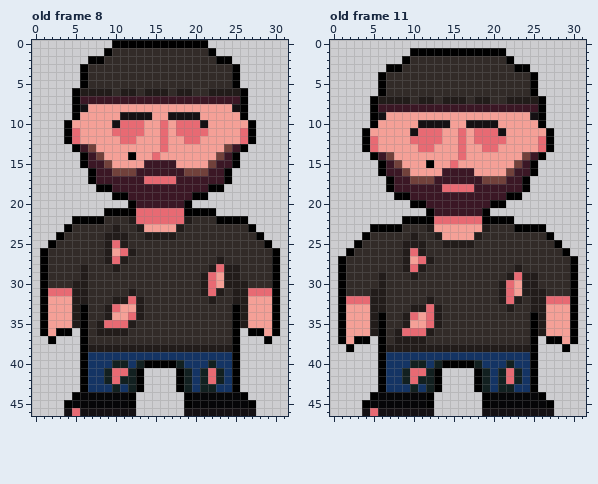
Pixel-art file: Assets/Characters/Chicao/Chicao.aseprite. Above is the file before it was changed.
32x47 pixels, 12 frames. Shown: old frame 8, old frame 11. The commit also changed other frames, which this record leaves out.
Now the later version:
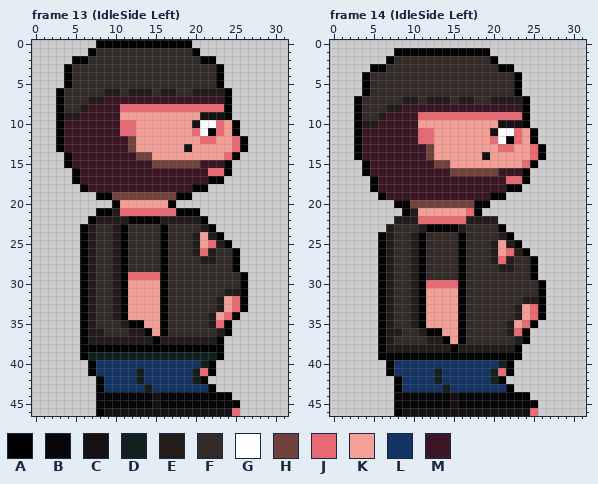
Palette (. is transparent): A #000000  B #060608  C #141013  D #122020  E #221c1a  F #322b28  G #ffffff  H #71413b  J #e86a73  K #f5a097  L #143464  M #3b1725
A new or re-ordered frame is compared with the old frame closest to it.
The edit:
frames 12 -> 33
layer "Clothes" removed
layer "Hair" removed
layer "Hat" removed
--- frame 13 (IdleSide Left) is new; against old frame 8
@@ x 0..31 @@
- 0 ..........AAAAAAAAAAAA..........
- 1 .........AFFFFFFFFFFFFA.........
- 2 .......AAFFFFFFFFFFFFFFAA.......
- 3 ......AFFFFFFFFFFFFFFFFFFA......
- 4 ......AFFFFFFFFFFFFFFFFFFA......
- 5 ......AFFFFFFFFFFFFFFFFFFA......
- 6 .....AEEEEFEEFEEEFEEFFEEEEA.....
- 7 .....AMMMMMMMMMMMMMMMMMMMMA.....
- 8 .....ACKKKKKKKKKKKKKKKKKKCA.....
- 9 .....AKKKKKCCCCKKCCCCKKKKKA.....
-10 ....AKKKKKCJJJKKJKJJJCKKKKKA....
-11 ....AJKKKKJJJJKKJKJJJJKKKKJA....
-12 ....AJKKKKKJJKKKJKKJJKKKKKJA....
-13 .....AMHKKKKKKKKJKKKKKKKHMA.....
-14 ......AMHKKKAKKJKKKKKKKHMA......
-15 ......AMMHKKKKMMMMKKKKHMMA......
-16 .......AMMHHHMMMMMMHHHMMA.......
-17 .......AMMMMMMJJJJMMMMMMA.......
-18 ........AAMMMMMMMMMMMMAA........
-19 ..........AAMMMMMMMMAA..........
-20 ............AMMMMMMA............
-21 .........AAAAJJJJJJAAAA.........
-22 .....AAAAFFFEJJJJJJEFFFAAAA.....
-23 ....AFFFFFEFFEKKKKEFFFFFFFFA....
-24 ...AFFFFFEEEFFEEEEFFFFFFFFFFA...
-25 ..AFFFFFFEJEFFFFFFFFFFFFFFFFFA..
-26 .AFFFFFFFEKJEFFFFFFFFFFFFFFFFFA.
-27 .AFFFFFFFEJEFFFFFFFFFFFEFFFFFFA.
-28 .AFFFFEFFFEFFFFFFFFFFFEJEEFFFFA.
-29 .AFFFFEFFFFFFFFFFFFFFEJKEEFFFFA.
-30 .AFFFEEFFFFFFFFFFFFFFEJKEEEFFFA.
-31 .AJJJEEFFFFFEFFFFFFFFEJEFEEJJJA.
-32 .AKKKEEFFFEEJEFFFFFFFFEFFEEKKKA.
-33 .AKKKEAFFEJKKEFFFFFFFFFFFAEKKKA.
-34 .AKKKEAFFEKKJEFFFFFFFFFFFAEKKKA.
-35 .AKKKEAFEJJJEFFFFFFFFFFFFAEKKKA.
-36 .AKAA.AFEEEEFFFFFFFFFFFFFA.AAKA.
-37 ..A...AFFFFFFFFFFFFFFFFFFA...A..
-38 ......AEEEEEEEEEEEEEEEEEEA......
-39 ......ALLLLLLLLLLLLLLLLLLA......
-40 ......ALLLDDLDAAAADLLLDLLA......
-41 ......ALLDJJDA....ADLDJDLA......
-42 ......ALLDJDDA....ADLDJDLA......
-43 ......ALLLDLDA....ADLDDLLA......
-44 .....ABBBBBBA......ABBBBBBA.....
-45 ....ABBBBBBBA......ABBBBBBBA....
-46 ....CJCCCCCCC......CCCCCCCCC....
+ 0 ........AAAAAAAAAAAA............
+ 1 .......AFFFFFFFFFFFFA...........
+ 2 .....AAFFFFFFFFFFFFFFAA.........
+ 3 ....AFFFFFFFFFFFFFFFFFFA........
+ 4 ....AFFFFFFFFFFFFFFFFFFA........
+ 5 ....AFFFFFFFFFFFFFFFFFFA........
+ 6 ...AFFFFFEEFEEEFEEFFEEEEA.......
+ 7 ...AFFFEEMMMMMMMMMMMMMMMA.......
+ 8 ...AFFEMMMMJJJJJJJJJJJJJA.......
+ 9 ...AEEMMMMMKKKKKKKKKKCCCA.......
+10 ...AMMMMMMMJJKKKKKKKCGGJKA......
+11 ...AMMMMMMMJJKKKKKKKJGAJKA......
+12 ...AMMMMMMMMHKKKKKKKKJJKKJA.....
+13 ...AMMMMMMMMHKKKKKKCKKKKKJA.....
+14 ....AMMMMMMMMHHKKKKKKKKKJA......
+15 ....AMMMMMMMMMMHHHHHHMMMA.......
+16 .....AMMMMMMMMMMMMMMMMJJA.......
+17 .....AMMMMMMMMMMMMMMMMAA........
+18 ......AMMMMMMMMMMMMMAA..........
+19 ........AAHHHHHHHHAA............
+20 ..........AKKKKKKA..............
+21 ........AAEJJJJJJJAAA...........
+22 .......AEEEEAAAAEEEEEA..........
+23 ......AEFFEAFFFFAFFFFEA.........
+24 ......AEFFEAFFFFAFFFEKEA........
+25 ......AEFFEAFFFFAFFFEKJEA.......
+26 ......AEFFEAFFFFAFFFEJEFFA......
+27 ......AEFFEAFFFFAFFFFEEFFA......
+28 ......AEFFEAFFFFAFFFFFFFFA......
+29 ......AEFFEAJJJJAFFFFFFFFFA.....
+30 ......AEFFEAKKKKAFFFFFFFFFA.....
+31 ......AEFFEAKKKKAFFFFFFFEEA.....
+32 ......AEFFEAKKKKAFFFFFFEKJA.....
+33 ......AEFFEAKKKKAFFFFFFEKJA.....
+34 ......AEFFEAKKKKAFFFFFEKJA......
+35 ......AEFFFEAAKKAFFFFFEJA.......
+36 ......AEEFFFEEAKAFFFFFFEA.......
+37 ......AEEEEEEEEAEEEEEEEA........
+38 ......AAAAAAAAAAAAAAAAAA........
+39 ......ADDDDDDDDDDDDDDDDA........
+40 .......ALLLLLLLLLLLLLDA.........
+41 .......ALLLLLDLLLLLLDJA.........
+42 ........ALLLLDLLLLLLDA..........
+43 ........ALLLLLDLLLLLLLA.........
+44 ........BBBBBBBCBBBBBBAAA.......
+45 ........BBBBBBBCBBBBBBBBBA......
+46 ........ACCCCCCCCCCCCCCCCJ......
--- frame 14 (IdleSide Left) is new; against old frame 11
@@ x 0..31 @@
  0 ................................
- 1 ..........AAAAAAAAAAAA..........
- 2 .........AFFFFFFFFFFFFA.........
- 3 .......AAFFFFFFFFFFFFFFAA.......
- 4 ......AFFFFFFFFFFFFFFFFFFA......
- 5 ......AFFFFFFFFFFFFFFFFFFA......
- 6 ......AFFFFFFFFFFFFFFFFFFA......
- 7 .....AEEEEFEEFEEEFEEFFEEEEA.....
- 8 .....AMMMMMMMMMMMMMMMMMMMMA.....
- 9 .....ACKKKKKKKKKKKKKKKKKKCA.....
-10 .....AKKKKKCCCCKKCCCCKKKKKA.....
-11 ....AKKKKKCJJJKKJKJJJCKKKKKA....
-12 ....AJKKKKJJJJKKJKJJJJKKKKJA....
-13 ....AJKKKKKJJKKKJKKJJKKKKKJA....
-14 .....AMHKKKKKKKKJKKKKKKKHMA.....
-15 ......AMHKKKAKKJKKKKKKKHMA......
-16 ......AMMHKKKKMMMMKKKKHMMA......
-17 .......AMMHHHMMMMMMHHHMMA.......
-18 .......AMMMMMMJJJJMMMMMMA.......
-19 ........AAMMMMMMMMMMMMAA........
-20 ..........AAMMMMMMMMAA..........
-21 ............AMMMMMMA............
-22 .........AAAAJJJJJJAAAA.........
-23 .....AAAAFFFEKKKKKKEFFFAAAA.....
-24 ....AFFFFFEFFEKKKKEFFFFFFFFA....
-25 ...AFFFFFEEEFFEEEEFFFFFFFFFFA...
-26 ..AFFFFFFEJEFFFFFFFFFFFFFFFFFA..
-27 .AFFFFFFFEKJEFFFFFFFFFFFFFFFFFA.
-28 .AFFFFFFFEJEFFFFFFFFFFFEFFFFFFA.
-29 .AFFFFEFFFEFFFFFFFFFFFEJEEFFFFA.
-30 .AFFFFEFFFFFFFFFFFFFFEJKEEFFFFA.
-31 .AFFFEEFFFFFFFFFFFFFFEJKEEEFFFA.
-32 .AJJJEEFFFFFEFFFFFFFFEJEFEEJJJA.
-33 .AKKKEEFFFEEJEFFFFFFFFEFFEEKKKA.
-34 .AKKKEAFFEJKJEFFFFFFFFFFFAEKKKA.
-35 .AKKKEAFFEKKJEFFFFFFFFFFFAEKKKA.
-36 .AKKKEAFEJJJEFFFFFFFFFFFFAEKKKA.
-37 .AKAA.AFEEEEFFFFFFFFFFFFFA.AAKA.
-38 ..A...AEEEEEEEEEEEEEEEEEEA...A..
-39 ......ALLLLLLLLLLLLLLLLLLA......
-40 ......ALLLDDLDAAAADLLLDLLA......
-41 ......ALLDJJDA....ADLDJDLA......
-42 ......ALLDJDDA....ADLDJDLA......
-43 ......ALLLDLDA....ADLDDLLA......
-44 .....ABBBBBBA......ABBBBBBA.....
-45 ....ABBBBBBBA......ABBBBBBBA....
-46 ....CJCCCCCCC......CCCCCCCCC....
+ 1 ........AAAAAAAAAAAA............
+ 2 .......AFFFFFFFFFFFFA...........
+ 3 .....AAFFFFFFFFFFFFFFAA.........
+ 4 ....AFFFFFFFFFFFFFFFFFFA........
+ 5 ....AFFFFFFFFFFFFFFFFFFA........
+ 6 ....AFFFFFFFFFFFFFFFFFFA........
+ 7 ...AFFFFFEEFEEEFEEFFEEEEA.......
+ 8 ...AFFFEEMMMMMMMMMMMMMMMA.......
+ 9 ...AFFEMMMMJJJJJJJJJJJJJA.......
+10 ...AEEMMMMMKKKKKKKKKKCCCA.......
+11 ...AMMMMMMMJJKKKKKKKCGGJKA......
+12 ...AMMMMMMMJJKKKKKKKJGAJKA......
+13 ...AMMMMMMMMHKKKKKKKKJJKKJA.....
+14 ...AMMMMMMMMHKKKKKKCKKKKKJA.....
+15 ....AMMMMMMMMHHKKKKKKKKKJA......
+16 ....AMMMMMMMMMMHHHHHHMMMA.......
+17 .....AMMMMMMMMMMMMMMMMJJA.......
+18 .....AMMMMMMMMMMMMMMMMAA........
+19 ......AMMMMMMMMMMMMMAA..........
+20 ........AAHHHHHHHHAA............
+21 .........AEKKKKKKJA.............
+22 ........EEEJJJJJJEEEE...........
+23 .......EFFFEAAAAEFFFFA..........
+24 ......AEFFEAFFFFAFFFFEA.........
+25 ......AEFFEAFFFFAFFFEKEA........
+26 ......AEFFEAFFFFAFFFEKJEA.......
+27 ......AEFFEAFFFFAFFFEJEFFA......
+28 ......AEFFEAFFFFAFFFFEEFFA......
+29 ......AEFFEAFFFFAFFFFFFFFA......
+30 ......AEFFEAJJJJAFFFFFFFFFA.....
+31 ......AEFFEAKKKKAFFFFFFFFFA.....
+32 ......AEFFEAKKKKAFFFFFFFEEA.....
+33 ......AEFFEAKKKKAFFFFFFEKJA.....
+34 ......AEFFEAKKKKAFFFFFFEKJA.....
+35 ......AEFFEAKKKKAFFFFFEKJA......
+36 ......AEEFFEAAKKAFFFFFEJA.......
+37 ......AEFFFFEEAKAFFFFFFEA.......
+38 ......AEEEEEEEEAEEEEEEEA........
+39 ......AAAAAAAAAAAAAAAAAA........
+40 .......ALLLLLLLLLLLLLDA.........
+41 .......ALLLLLDLLLLLLDJA.........
+42 ........ALLLLDLLLLLLDA..........
+43 ........ALLLLLDLLLLLLLA.........
+44 ........BBBBBBBCBBBBBBAAA.......
+45 ........BBBBBBBCBBBBBBBBBA......
+46 ........ACCCCCCCCCCCCCCCCJ......
Changed places in both pictures, as pixel boxes (x1, y1, x2, y2):
changed: (40, 40, 280, 416)
changed: (338, 48, 578, 416)
